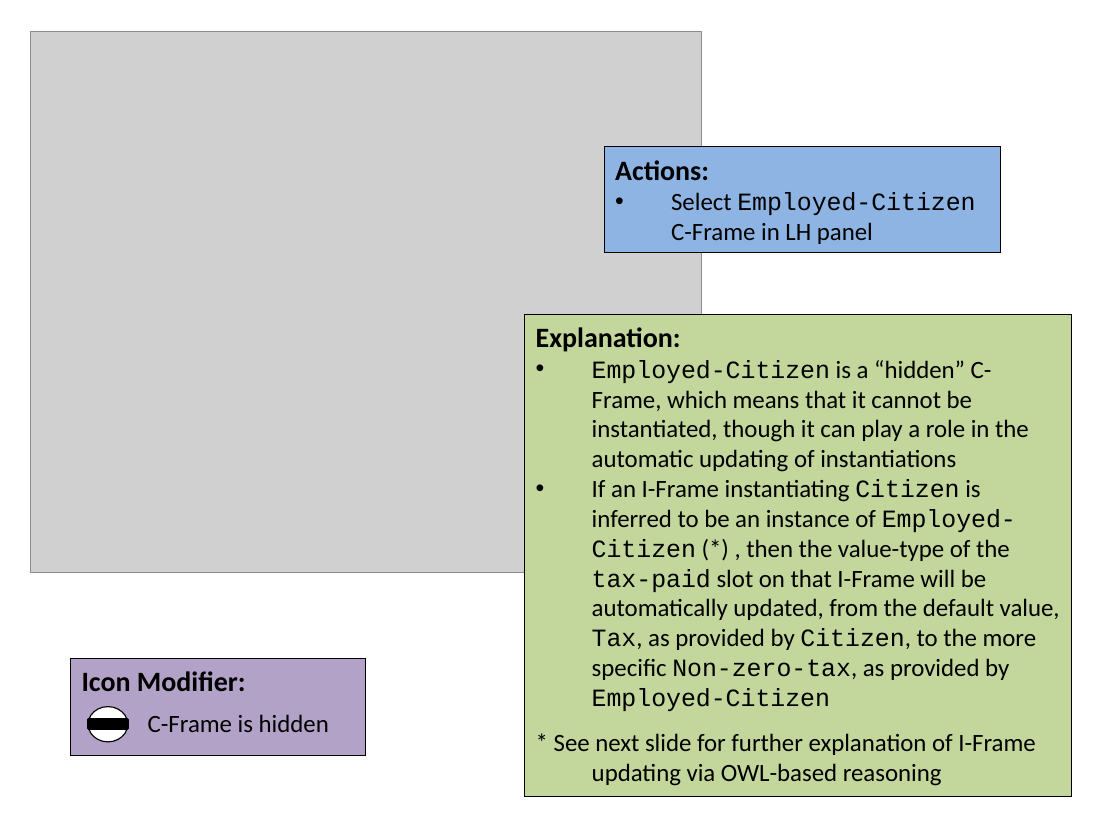
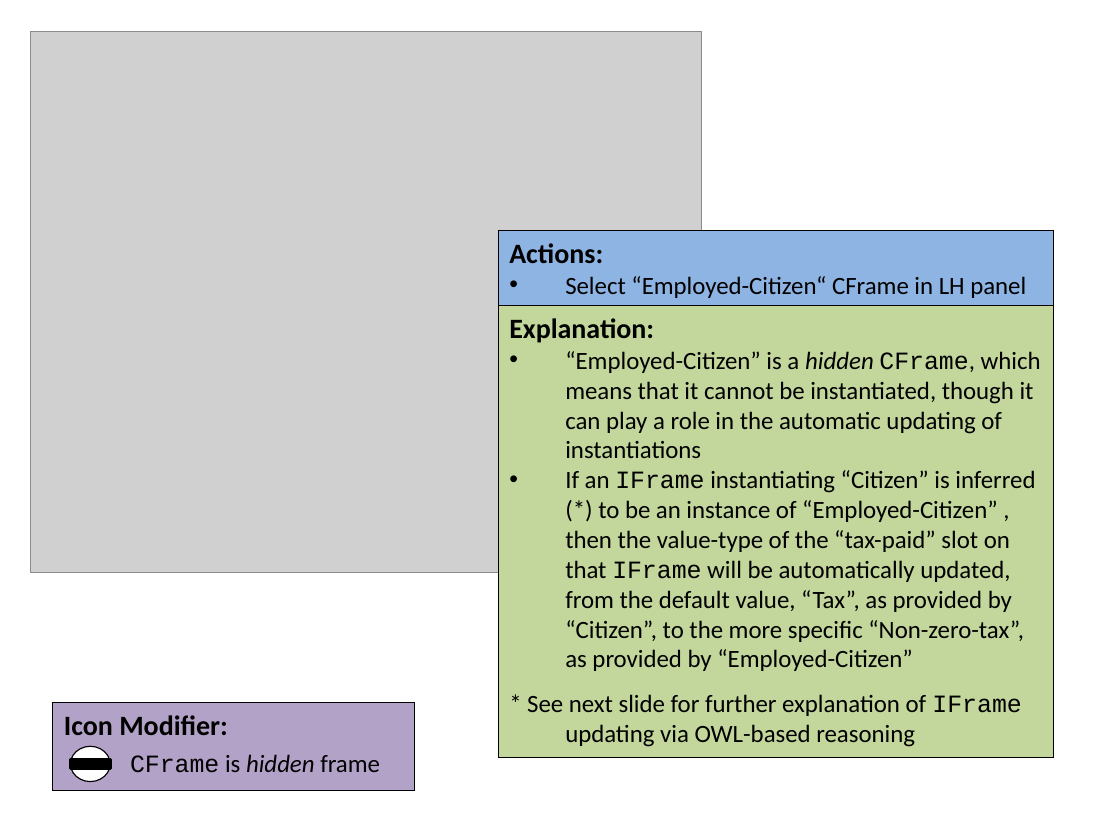
Before and after one commit to colin-puleston/mekon-hobo, a slide deck: slide 17 of docs/MEKON-HOBO Introductory Tutorial.pptx. Drawn at 1120x840 pixels with LibreOffice and Linux fonts; fonts in the diff are those of the drawing; grey boxes stand for pictures. Boxes give left, top, right and bottom in pixels: in the first picture for what was removed or moved away, otherwise in the second. Text is boxed around its words. In the diff, an @@ line names an element or a change of style, - is before the commit and + after.

```diff
--- a/docs/MEKON-HOBO Introductory Tutorial.pptx
+++ b/docs/MEKON-HOBO Introductory Tutorial.pptx
@@ rectangle "Actions:": place and size @@
-rectangle "Actions:" at (604,147,1000,252)
+rectangle "Actions:" at (498,231,1054,306)
@@ text in rectangle at (565,276,1026,298): text changed @@
-• Select Employed-Citizen C-Frame in LH panel
+• Select “Employed-Citizen“ CFrame in LH panel
@@ rectangle "Explanation:": place and size @@
-rectangle "Explanation:" at (525,315,1072,797)
+rectangle "Explanation:" at (498,306,1054,758)
@@ text in rectangle at (527,351,1041,747): text changed @@
-• Employed-Citizen is a “hidden” C-Frame, which means that it cannot be instantiated, though it can play a role in the automatic updating of instantiations
-• If an I-Frame instantiating Citizen is inferred to be an instance of Employed-Citizen (*) , then the value-type of the tax-paid slot on that I-Frame will be automatically updated, from the default value, Tax, as provided by Citizen, to the more specific Non-zero-tax, as provided by Employed-Citizen
-* See next slide for further explanation of I-Frame updating via OWL-based reasoning
+• “Employed-Citizen” is a hidden CFrame, which means that it cannot be instantiated, though it can play a role in the automatic updating of instantiations
+• If an IFrame instantiating “Citizen” is inferred (*) to be an instance of “Employed-Citizen” , then the value-type of the “tax-paid” slot on that IFrame will be automatically updated, from the default value, “Tax”, as provided by “Citizen”, to the more specific “Non-zero-tax”, as provided by “Employed-Citizen”
+* See next slide for further explanation of IFrame updating via OWL-based reasoning
@@ rectangle "Icon Modifier:": place and size @@
-rectangle "Icon Modifier:" at (71,659,366,756)
+rectangle "Icon Modifier:" at (53,702,414,791)
@@ ellipse: place and size @@
-ellipse at (88,707,128,741)
+ellipse at (71,746,110,781)
@@ rectangle: place and size @@
-rectangle at (88,720,128,729)
+rectangle at (71,759,110,768)
@@ text at (130,754,380,773): text changed @@
-C-Frame is hidden
+CFrame is hidden frame
```
Also in this commit, not shown: 14 other slides changed, 2 slides added, 1 slide removed.
